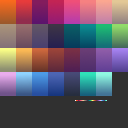
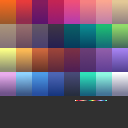
Before/after of a 128×128 layered artwork. What changed in the layer stack:
painted on "Background" over [112, 72, 128, 96]
